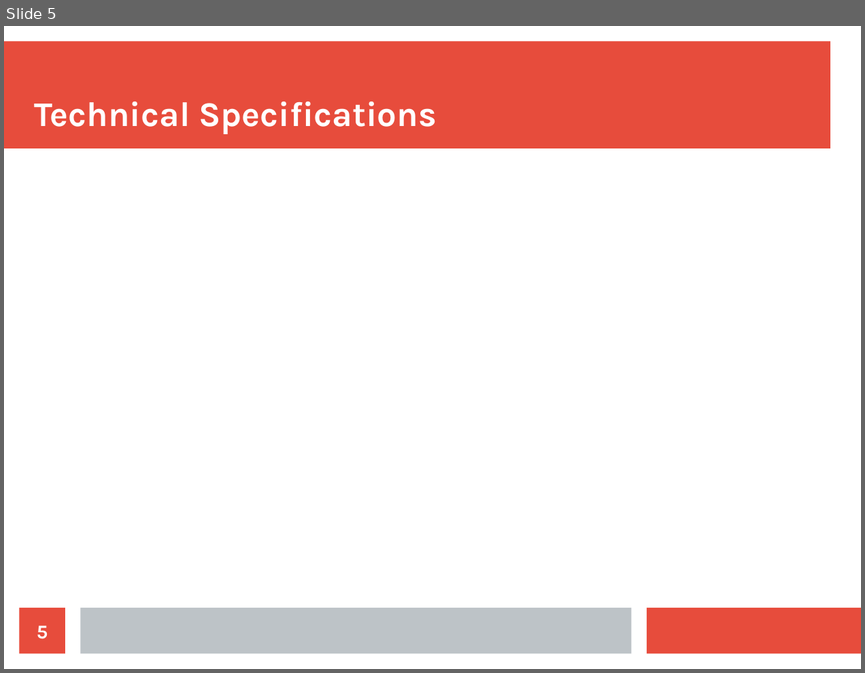
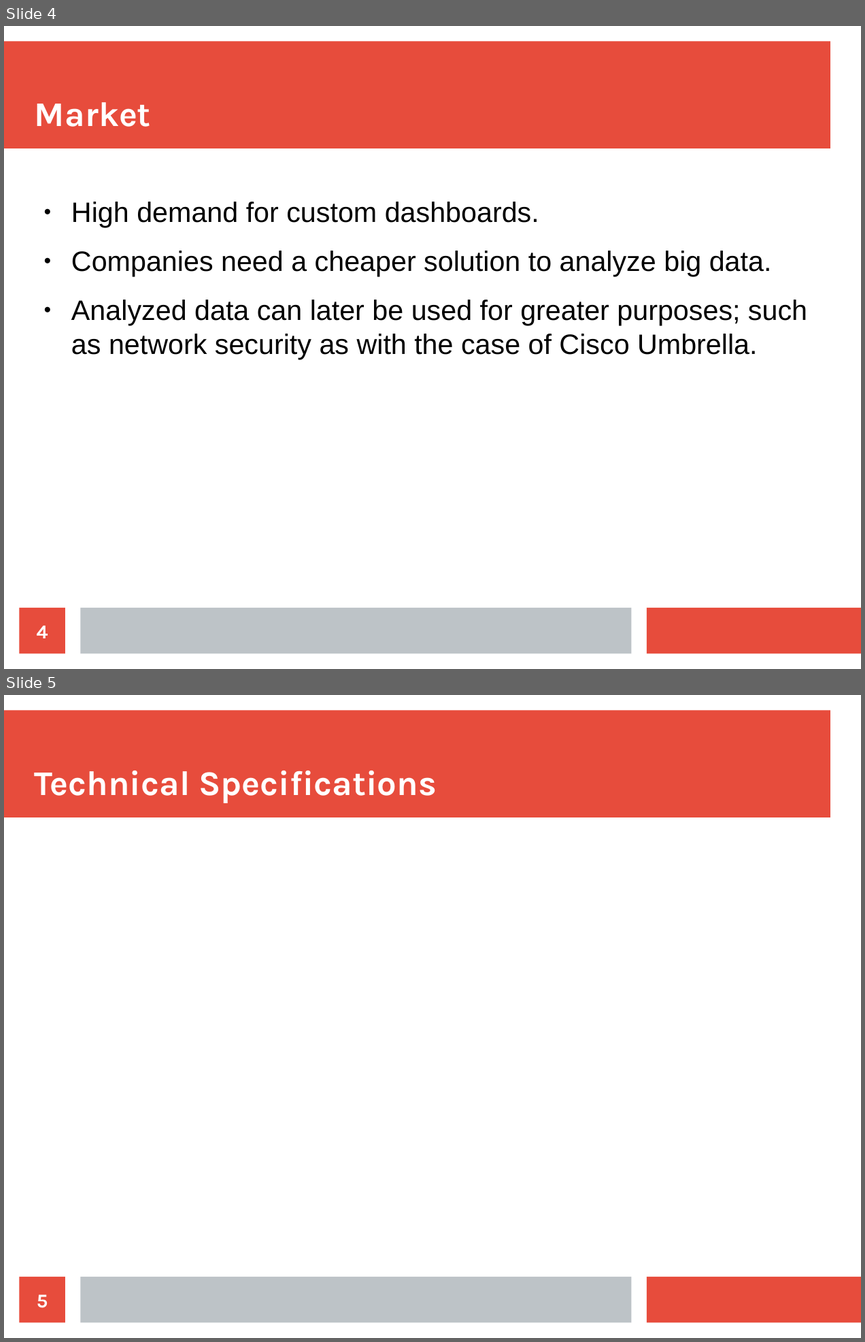
Before and after one commit to Aliii98/osoc19, a slide deck: OSOC-proposal-bigdata.odp. Shown one above the other, each under a label of ours: slide 5 before the commit, slides 4 and 5 after it. The pictures are 865x673 and 865x1342 pixels, drawn with LibreOffice and Linux fonts; fonts in the diff are those of the drawing. Boxes give left, top, right and bottom in pixels: in the first picture for what was removed or moved away, otherwise in the second. Text is boxed around its words. In the diff, an @@ line names an element or a change of style, - is before the commit and + after.

Commit message:
fixed overall layout.. finished market and challenges slides

```diff
--- a/OSOC-proposal-bigdata.odp
+++ b/OSOC-proposal-bigdata.odp
@@ slide 4 added at (4, 26, 861, 669), background #FFFFFF; not listed: 3 template elements that a slide beside it also shows @@
@@ title added at (35, 102, 151, 127), 32 pt, text #FFFFFF, bold @@
+Market
@@ text added at (71, 201, 807, 359), 26 pt, text #000000 @@
+● High demand for custom dashboards.
+● Companies need a cheaper solution to analyze big data.
+● Analyzed data can later be used for greater purposes; such as network security as with the case of Cisco Umbrella.
@@ page number added at (20, 607, 65, 654), fill #E74C3C, 18 pt, text #FFFFFF, bold @@
+4
```
Also in this commit, not shown: 5 slides changed, 1 slide removed.
